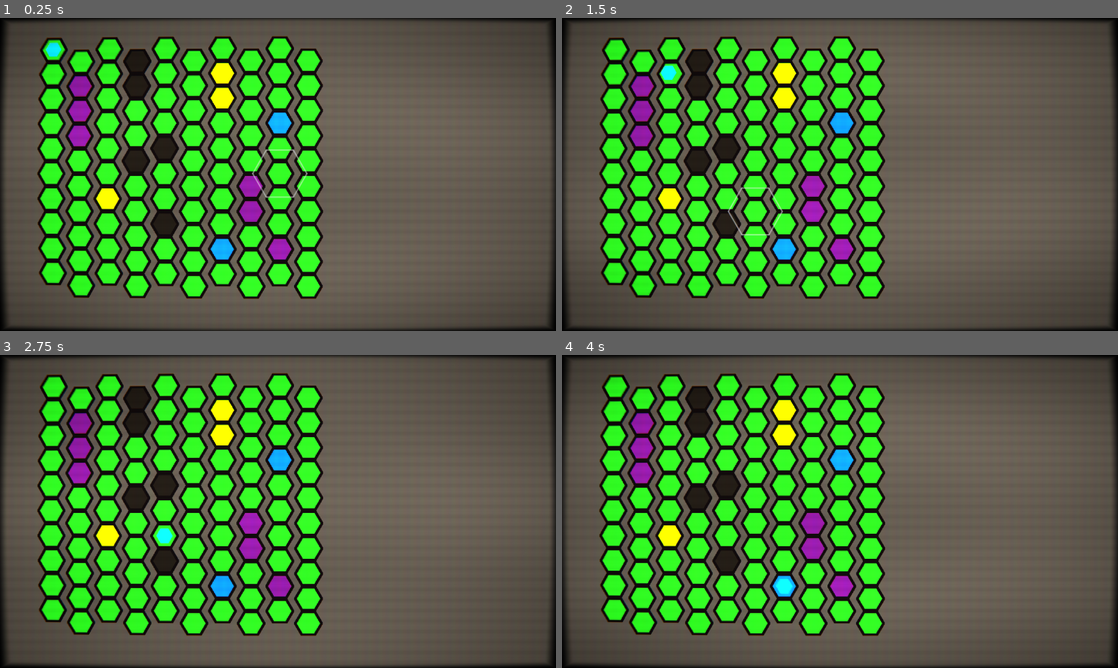
Above: before the commit, frames 1-4 (two rows, left to right).
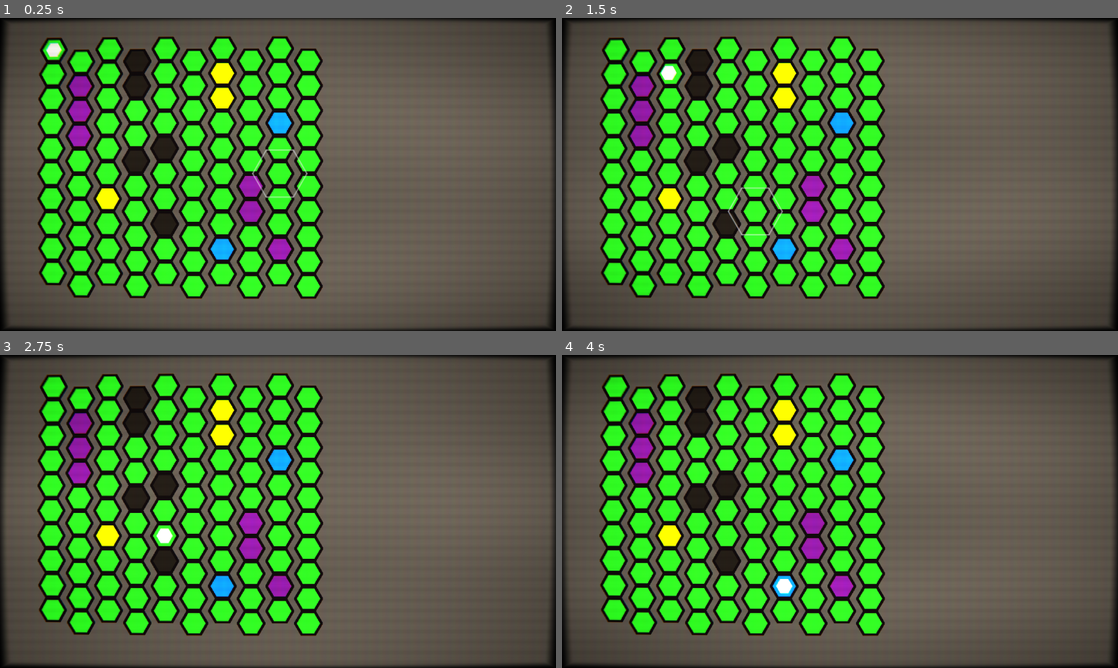
Above: after the commit, the same moments.

Repository: TortikP/GameJamProject
Game: Godot game, scene res://scenes/arena/hex_grid_demo.tscn
Two runs of this game, one before a commit and one after it. Both use one fixed random seed, a clock stepped at 60 frames per second and the inputs below. This scene is started directly instead of the project's main scene.
Inputs (mouse positions are in pixels of both pictures, inside the frame that each line leads up to):
- Up to frame 1 (0.25 s): no input
- Up to frame 2 (1.5 s): tap Enter at 0.5 s; move the mouse to (962, 158) at 0.52 s; hold D (hex_move_bottom_right) 0.53-1.25 s; tap Q (cast_slot_0) at 0.6 s; click (962, 158) at 0.67 s; tap Space (wait_turn) at 1.25 s; drag from (728, 190) to (812, 237) at 1.27 s
- Up to frame 3 (2.75 s): move the mouse to (333, 442) at 2.02 s; hold D (hex_move_bottom_right) from 2.03 s (still down); tap E (cast_slot_2) at 2.1 s
- Up to frame 4 (4 s): release D (hex_move_bottom_right) at 2.75 s; drag from (812, 574) to (673, 464) at 2.77 s; move the mouse to (1006, 558) at 3.52 s; hold A (hex_move_bottom_left) from 3.53 s (still down); tap S (hex_move_bottom) at 3.6 s

The runs differ from the first frame. In frame 1, 0.1% of the frame differs, in the area x 8-12%, y 8-13%; in frame 2, 0.1%; in frame 3, 0.1%, in the area x 28-32%, y 55-61%; in frame 4, 0.1%.

Commit message:
feat(015): F-007+F-008 — UiTheme.SHADOW_SOFT_COLOR + cyan→SEM_MOVE
F-007: arena_demo_controller placeholder polygon used raw cyan literal.
F-008: intent_arrow had a private COLOR_SHADOW const duplicating what
should live on UiTheme. Added SHADOW_SOFT_COLOR (alpha 0.55) next to
WORLD_TEXT_OUTLINE_COLOR (alpha 0.95) — different intent, different alpha,
both centralized.

Diff:
--- a/scripts/presentation/arena_demo_controller.gd
+++ b/scripts/presentation/arena_demo_controller.gd
@@ -88,7 +88,7 @@
 	var poly := Polygon2D.new()
 	poly.name    = "PlayerActor"
 	poly.polygon = _hex_pts(18.0)
-	poly.color   = Color(0.05, 0.80, 1.00)
+	poly.color   = UiTheme.SEM_MOVE
 	poly.z_index = 5
 	actors_node.add_child(poly)
 
--- a/scripts/presentation/intent_arrow.gd
+++ b/scripts/presentation/intent_arrow.gd
@@ -11,7 +11,6 @@
 ## (enemy AI) lands, controllers pass `semantic_tag` from cast_intent to color
 ## by tag (damage→red, heal→green, control→purple). See spec AC-R5, T070.
 
-const COLOR_SHADOW: Color = Color(0, 0, 0, 0.55)
 const WIDTH: float = 4.0
 const HEAD_LEN: float = 18.0
 const HEAD_HALF_W: float = 10.0
@@ -56,7 +55,7 @@
 	var shaft_end: Vector2 = end - dir * HEAD_LEN
 	var color: Color = _get_color()
 	# Drop shadow first (1px offset)
-	draw_line(start + Vector2(1, 1), shaft_end + Vector2(1, 1), COLOR_SHADOW, WIDTH + 2.0, true)
+	draw_line(start + Vector2(1, 1), shaft_end + Vector2(1, 1), UiTheme.SHADOW_SOFT_COLOR, WIDTH + 2.0, true)
 	draw_line(start, shaft_end, color, WIDTH, true)
 	# Arrowhead (filled triangle)
 	var perp: Vector2 = Vector2(-dir.y, dir.x)
@@ -69,5 +68,5 @@
 	var shadow_pts: PackedVector2Array = []
 	for p in head_pts:
 		shadow_pts.append(p + Vector2(1, 1))
-	draw_colored_polygon(shadow_pts, COLOR_SHADOW)
+	draw_colored_polygon(shadow_pts, UiTheme.SHADOW_SOFT_COLOR)
 	draw_colored_polygon(head_pts, color)
--- a/scripts/presentation/ui_theme.gd
+++ b/scripts/presentation/ui_theme.gd
@@ -91,6 +91,12 @@
 # blood, UI panels). Without a strong outline they vanish on busy frames.
 const WORLD_TEXT_OUTLINE_SIZE  := 4
 const WORLD_TEXT_OUTLINE_COLOR := Color(0, 0, 0, 0.95)
+
+# ── Soft drop shadow ─────────────────────────────────────────
+# Lighter than the world-text outline (alpha 0.55 vs 0.95). For arrow shadows,
+# panel elevations, intent telegraphs — anywhere a shadow should sit behind
+# the foreground without competing with it.
+const SHADOW_SOFT_COLOR := Color(0, 0, 0, 0.55)
 
 # ── Lookups ──────────────────────────────────────────────────
 
Not shown, changed: specs/015-refactor-wave-2/tasks.md
